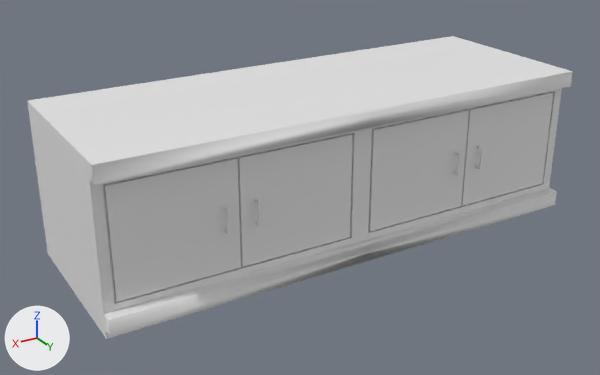
The FBX model 3d_models/fbx/bench.fbx as it was, and as the next commit left it.
Before and after are seen from a 50 mm lens placed at (4.63, 20.59, 2.39), pointed at (2.08, 16.34, 0.27). Every picture has the same lights, and +X, +Y and +Z are marked at lower left. The first picture is the older version. Where no turn or scale is listed for an object, it has been applied to the vertices.

Objects in the first picture: 'bench'.
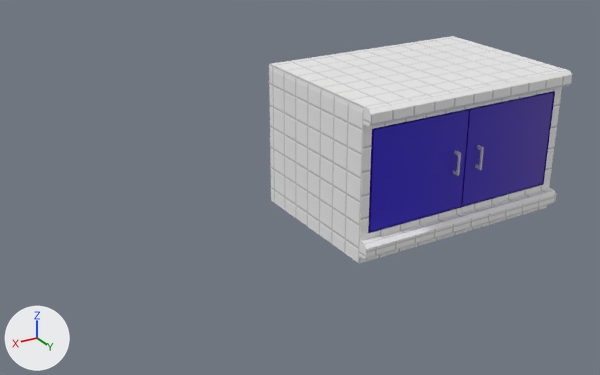
The newer file is also turned or shifted as a whole; pictures and numbers use the older file's frame.

Patch to the scene script:
```diff
--- a/3d_models/fbx/bench.fbx.py
+++ b/3d_models/fbx/bench.fbx.py
@@ img_t_pallet_png @@
+img_t_pallet_png = load_image('T_pallet.png', '../T_pallet.png', 1330, 1183, 'sRGB')
@@ img_t_grid_png @@
+img_t_grid_png = load_image('T_grid.png', '../T_grid.png', 1254, 1254, 'sRGB')
@@ mat_mat_pallet @@
+mat_mat_pallet = principled_material('MAT_pallet')
+mat_mat_pallet.texture = img_t_pallet_png
@@ mat_mat_grid @@
+mat_mat_grid = principled_material('MAT_grid')
+mat_mat_grid.texture = img_t_grid_png
@@ me_cube_045 @@
 # used by ob_bench; location = (1.96, 16.293, 0.453)
-me_cube_045.from_pydata(...)  # 242 vertices, 208 faces; spans x -1.62..1.62, y -0.56..0.63, z -0.53..0.48
+me_cube_045.from_pydata(...)  # 104 vertices, 87 faces; spans x -1.62..0.0, y -0.56..0.63, z -0.53..0.48
+# me_cube_045 part 1: 6 loose pieces with 96 vertices, spanning x -0.91..0.91, y 0.49..0.61, z -0.08..0.08, are deleted
+# me_cube_045 part 2
+# 54 vertices are removed from x 0.0..1.62, y -0.56..0.63, z -0.53..0.48
+# 63 faces are deleted
+# 4 vertices in x -1.62, y 0.63, z -0.48..0.48 move by (0.0, -0.02, 0.0)
+# 12 vertices are added at x -1.62..0.0, y 0.61..0.63, z -0.48..0.48
+# 4 new faces join them, mat_mat_pallet (picture img_t_pallet_png)
+# 10 new faces join them, mat_mat_grid (picture img_t_grid_png)
+# me_cube_045 part 3: 22 faces spanning x -1.62..0.0, y -0.56..0.56, z -0.53..0.48 switch from no material to mat_mat_grid (picture img_t_grid_png)
+# me_cube_045 part 4: 51 faces spanning x -1.56..-0.06, y 0.54..0.61, z -0.34..0.34 switch from no material to mat_mat_pallet (picture img_t_pallet_png)
```

What differs and where, as boxes (x1, y1, x2, y2) in the pictures (600 x 375 px):
'bench', reshaped (44% narrower, 25% shorter)
    before: (27, 36, 573, 339)
    after: (269, 36, 572, 264)
part 1 of me_cube_045, deleted
    before: (223, 198, 261, 234)
part 2 of me_cube_045, cut back
    before: (27, 64, 573, 339)
    after: (359, 70, 572, 259)
part 3 of me_cube_045, edited (looks the same)
    both: (270, 36, 563, 264)
part 4 of me_cube_045, recoloured (white to blue)
    both: (368, 91, 555, 233)
